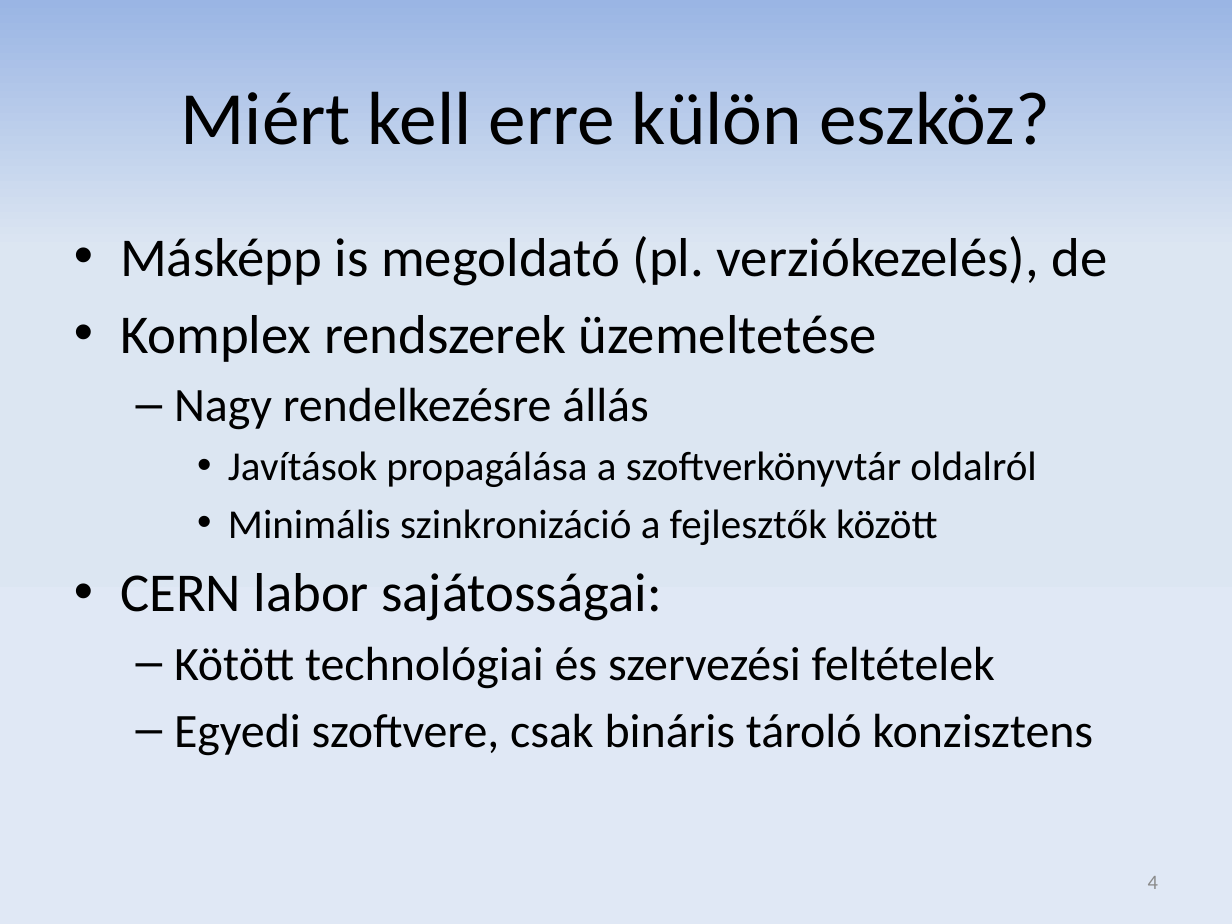
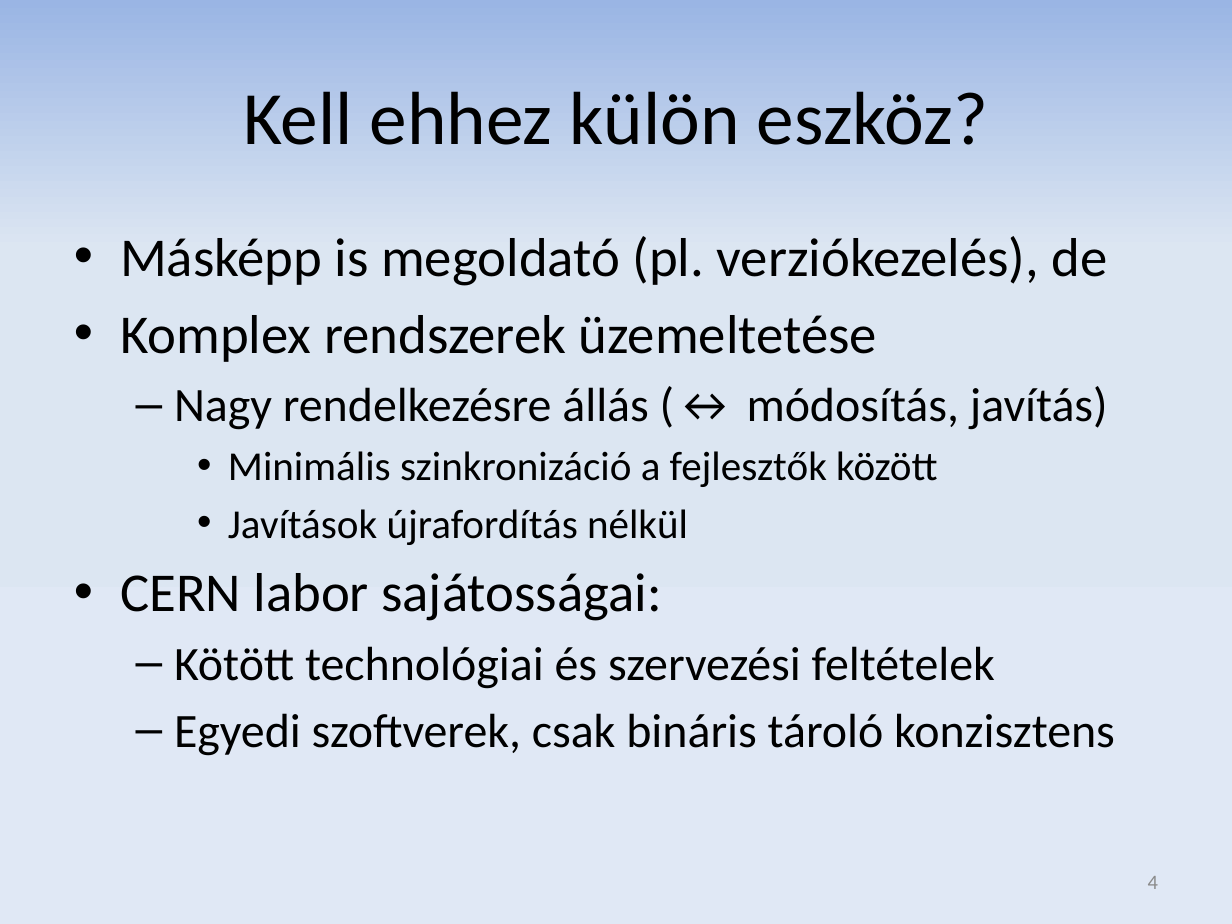
Before and after one commit to donat/incquery-deps, a slide deck: slide 4 of incquery-deps-thesis/presentation/zv_csikos_donat.pptx. Drawn at 1232x924 pixels with LibreOffice and Linux fonts; fonts in the diff are those of the drawing. Boxes give left, top, right and bottom in pixels: in the first picture for what was removed or moved away, otherwise in the second. Text is boxed around its words. In the diff, an @@ line names an element or a change of style, - is before the commit and + after.

```diff
--- a/incquery-deps-thesis/presentation/zv_csikos_donat.pptx
+++ b/incquery-deps-thesis/presentation/zv_csikos_donat.pptx
@@ title at bbox=[243, 91, 988, 145]: text changed @@
-Miért kell erre külön eszköz?
+Kell ehhez külön eszköz?
@@ text at bbox=[174, 386, 1108, 430]: text changed; size 24 to 28 pt @@
-  – Nagy rendelkezésre állás
-    • Javítások propagálása a szoftverkönyvtár oldalról
+  – Nagy rendelkezésre állás (↔ módosítás, javítás)
@@ text at bbox=[228, 509, 688, 545]: paragraph added @@
+    • Javítások újrafordítás nélkül
@@ text at bbox=[174, 713, 1115, 756]: text changed @@
-  – Egyedi szoftvere, csak bináris tároló konzisztens
+  – Egyedi szoftverek, csak bináris tároló konzisztens
```
Also in this commit, not shown: 4 other slides changed.
